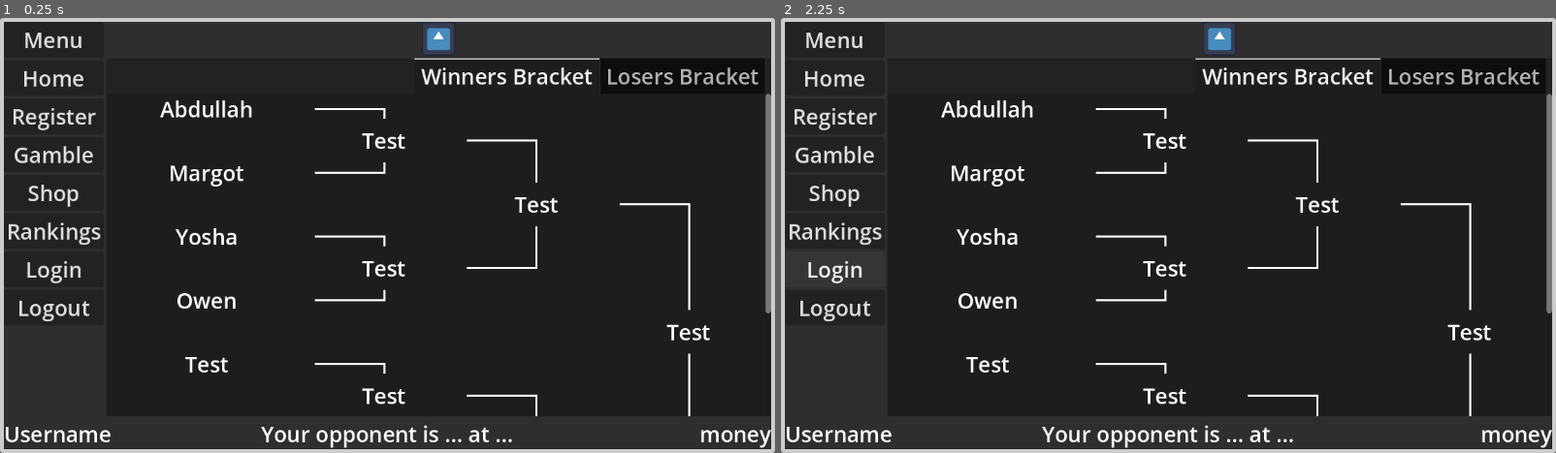
Above: before the commit, frames 1-2 (left to right).
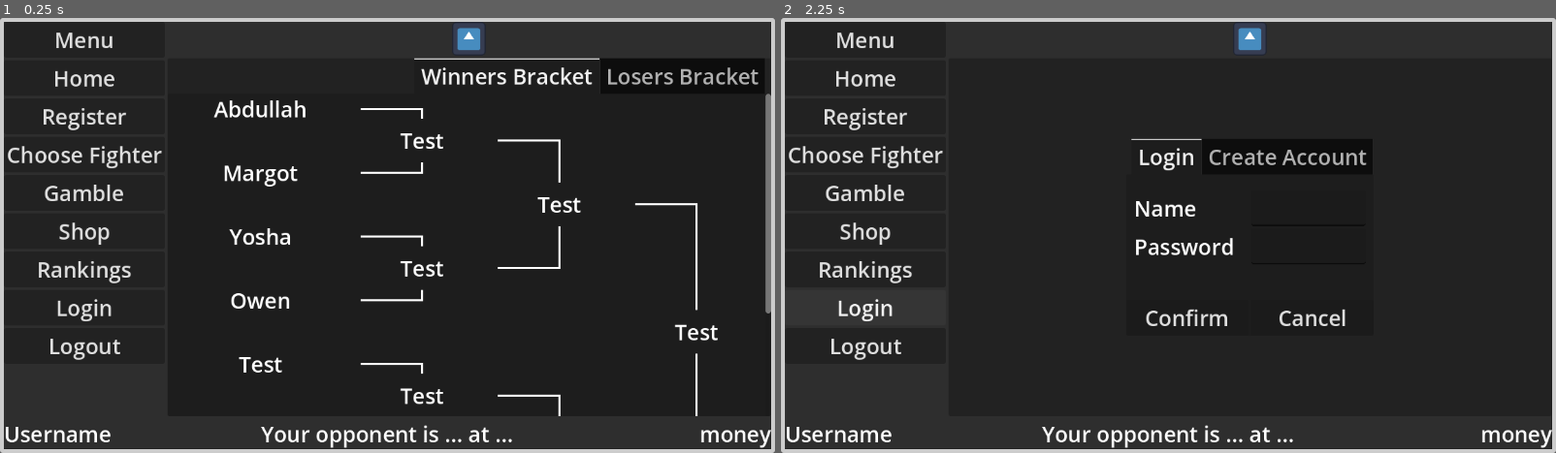
Above: after the commit, the same moments.

Repository: ibe-denaux/TekkenTournamentManager
Game: Godot game, scene res://scenes/home.tscn
The game is run twice, just before and just after one commit, with the same random seed, the same clock (stepped at 60 frames per second) and the same inputs. The engine's default icon, where the game draws it, is replaced by a stand-in: a white triangle on a blue panel in a dark square.
Inputs (mouse positions are in pixels of both pictures, inside the frame that each line leads up to):
- Up to frame 1 (0.25 s): no input
- Up to frame 2 (2.25 s): click "Home" at 0.5 s; click (866, 152) at 1.25 s, where only the run after the commit has a clickable "Choose Fighter"; click "Login" at 2 s

The runs differ from the first frame. In frame 1, 6.1% of the frame differs, in the area x 1-93%, y 1-92%; in frame 2, 7.1%, in the area x 1-100%, y 1-92%.

Commit message:
Establish basic connection between client and server

Diff:
--- /dev/null
+++ b/project/globals/NetworkUtil.gd
@@ -0,0 +1,3 @@
+extends Node
+
+var server_address: String = "https://ibedenaux.pythonanywhere.com"
--- a/project/project.godot
+++ b/project/project.godot
@@ -15,6 +15,10 @@
 config/features=PackedStringArray("4.6", "Forward Plus")
 config/icon="res://icon.svg"
 
+[autoload]
+
+NetworkUtil="*uid://dkmvl8fohn4r5"
+
 [display]
 
 window/stretch/aspect="expand"
--- a/project/scenes/home.tscn
+++ b/project/scenes/home.tscn
@@ -2,8 +2,10 @@
 
 [ext_resource type="Theme" uid="uid://bbdixu3tjd0d1" path="res://themes/main_theme.tres" id="1_krot7"]
 [ext_resource type="Texture2D" uid="uid://c5labupp5qjql" path="res://icon.svg" id="2_u4wd2"]
+[ext_resource type="Script" uid="uid://bb66ck5sxk4nh" path="res://scripts/home.gd" id="2_uhids"]
 [ext_resource type="PackedScene" uid="uid://c1lewxcd5ocgn" path="res://scenes/bracket_menu.tscn" id="2_w18ys"]
 [ext_resource type="PackedScene" uid="uid://b7nl68ml83ta8" path="res://scenes/player_info.tscn" id="3_reixx"]
+[ext_resource type="PackedScene" uid="uid://d48xii13h6ir" path="res://scenes/login_menu.tscn" id="5_yxilm"]
 
 [sub_resource type="StyleBoxFlat" id="StyleBoxFlat_fsr8q"]
 content_margin_left = 0.0
@@ -21,7 +23,7 @@
 corner_radius_bottom_left = 3
 corner_detail = 5
 
-[node name="Home" type="Control" unique_id=1573360146]
+[node name="Home" type="Control" unique_id=1573360146 node_paths=PackedStringArray("http_request", "bracket_menu", "login_menu")]
 layout_mode = 3
 anchors_preset = 15
 anchor_right = 1.0
@@ -29,6 +31,10 @@
 grow_horizontal = 2
 grow_vertical = 2
 theme = ExtResource("1_krot7")
+script = ExtResource("2_uhids")
+http_request = NodePath("HTTPRequest")
+bracket_menu = NodePath("MarginContainer/VBoxContainer/HBoxContainer/VBoxContainer/TabContainer/BracketMenu")
+login_menu = NodePath("MarginContainer/VBoxContainer/HBoxContainer/VBoxContainer/TabContainer/LoginMenu")
 
 [node name="Background" type="Panel" parent="." unique_id=501504669]
 layout_mode = 1
@@ -70,6 +76,10 @@
 [node name="RegisterButton" type="Button" parent="MarginContainer/VBoxContainer/HBoxContainer/MenuButtons" unique_id=1972074417]
 layout_mode = 2
 text = "Register"
+
+[node name="ChooseFighterButton" type="Button" parent="MarginContainer/VBoxContainer/HBoxContainer/MenuButtons" unique_id=44785034]
+layout_mode = 2
+text = "Choose Fighter"
 
 [node name="GambleButton" type="Button" parent="MarginContainer/VBoxContainer/HBoxContainer/MenuButtons" unique_id=517220473]
 layout_mode = 2
@@ -115,13 +125,26 @@
 texture = ExtResource("2_u4wd2")
 expand_mode = 3
 
-[node name="PanelContainer" type="PanelContainer" parent="MarginContainer/VBoxContainer/HBoxContainer/VBoxContainer" unique_id=1028212605]
+[node name="TabContainer" type="TabContainer" parent="MarginContainer/VBoxContainer/HBoxContainer/VBoxContainer" unique_id=25262148]
+clip_contents = true
 layout_mode = 2
 size_flags_horizontal = 3
 size_flags_vertical = 3
+current_tab = 0
+tabs_visible = false
 
-[node name="BracketMenu" parent="MarginContainer/VBoxContainer/HBoxContainer/VBoxContainer/PanelContainer" unique_id=531321006 instance=ExtResource("2_w18ys")]
+[node name="BracketMenu" parent="MarginContainer/VBoxContainer/HBoxContainer/VBoxContainer/TabContainer" unique_id=531321006 instance=ExtResource("2_w18ys")]
+layout_mode = 2
+metadata/_tab_index = 0
+
+[node name="LoginMenu" parent="MarginContainer/VBoxContainer/HBoxContainer/VBoxContainer/TabContainer" unique_id=310404148 instance=ExtResource("5_yxilm")]
+visible = false
 layout_mode = 2
 
 [node name="PlayerInfo" parent="MarginContainer/VBoxContainer" unique_id=1730704938 instance=ExtResource("3_reixx")]
 layout_mode = 2
+
+[node name="HTTPRequest" type="HTTPRequest" parent="." unique_id=606480731]
+
+[connection signal="pressed" from="MarginContainer/VBoxContainer/HBoxContainer/MenuButtons/HomeButton" to="." method="_on_home_button_pressed"]
+[connection signal="pressed" from="MarginContainer/VBoxContainer/HBoxContainer/MenuButtons/LoginButton" to="." method="_on_login_button_pressed"]
--- /dev/null
+++ b/project/scenes/login_container.tscn
@@ -0,0 +1,53 @@
+[gd_scene format=3 uid="uid://cboho2oah1cmg"]
+
+[node name="LoginContainer" type="VBoxContainer" unique_id=737748698]
+metadata/_tab_index = 0
+metadata/_tab_name = "Login"
+
+[node name="MarginContainer" type="MarginContainer" parent="." unique_id=1199493826]
+layout_mode = 2
+theme_override_constants/margin_left = 12
+theme_override_constants/margin_top = 24
+theme_override_constants/margin_right = 12
+theme_override_constants/margin_bottom = 0
+
+[node name="GridContainer" type="GridContainer" parent="MarginContainer" unique_id=522621699]
+layout_mode = 2
+columns = 2
+
+[node name="Name" type="Label" parent="MarginContainer/GridContainer" unique_id=233470835]
+layout_mode = 2
+size_flags_horizontal = 3
+text = "Name"
+
+[node name="NameLineEdit" type="LineEdit" parent="MarginContainer/GridContainer" unique_id=1033855110]
+layout_mode = 2
+size_flags_horizontal = 3
+
+[node name="Password" type="Label" parent="MarginContainer/GridContainer" unique_id=1197207837]
+layout_mode = 2
+size_flags_horizontal = 3
+text = "Password"
+
+[node name="PasswordLineEdit" type="LineEdit" parent="MarginContainer/GridContainer" unique_id=1316628624]
+layout_mode = 2
+size_flags_horizontal = 3
+secret = true
+
+[node name="Response" type="Label" parent="." unique_id=116490198]
+layout_mode = 2
+horizontal_alignment = 1
+text_overrun_behavior = 3
+
+[node name="HBoxContainer" type="HBoxContainer" parent="." unique_id=589920700]
+layout_mode = 2
+
+[node name="ConfirmButton" type="Button" parent="HBoxContainer" unique_id=203820464]
+layout_mode = 2
+size_flags_horizontal = 3
+text = "Confirm"
+
+[node name="CancelButton" type="Button" parent="HBoxContainer" unique_id=1399367179]
+layout_mode = 2
+size_flags_horizontal = 3
+text = "Cancel"
--- /dev/null
+++ b/project/scenes/login_menu.tscn
@@ -0,0 +1,43 @@
+[gd_scene format=3 uid="uid://d48xii13h6ir"]
+
+[ext_resource type="Script" uid="uid://dlawua8dqphlx" path="res://scripts/login_menu.gd" id="1_u8sew"]
+[ext_resource type="PackedScene" uid="uid://cboho2oah1cmg" path="res://scenes/login_container.tscn" id="2_jmb1l"]
+
+[node name="LoginMenu" type="CenterContainer" unique_id=310404148 node_paths=PackedStringArray("login_name_line_edit", "login_password_line_edit", "create_account_name_line_edit", "create_account_password_line_edit", "login_response_label", "create_account_response_label", "http_request")]
+script = ExtResource("1_u8sew")
+login_name_line_edit = NodePath("TabContainer/LoginContainer/MarginContainer/GridContainer/NameLineEdit")
+login_password_line_edit = NodePath("TabContainer/LoginContainer/MarginContainer/GridContainer/PasswordLineEdit")
+create_account_name_line_edit = NodePath("TabContainer/CreateAccountContainer/MarginContainer/GridContainer/NameLineEdit")
+create_account_password_line_edit = NodePath("TabContainer/CreateAccountContainer/MarginContainer/GridContainer/PasswordLineEdit")
+login_response_label = NodePath("TabContainer/LoginContainer/Response")
+create_account_response_label = NodePath("TabContainer/CreateAccountContainer/Response")
+http_request = NodePath("HTTPRequest")
+metadata/_tab_index = 1
+
+[node name="TabContainer" type="TabContainer" parent="." unique_id=1364303194]
+layout_mode = 2
+size_flags_horizontal = 4
+size_flags_vertical = 4
+current_tab = 0
+clip_tabs = false
+tab_0/title = "Login"
+tab_1/title = "Create Account"
+
+[node name="LoginContainer" parent="TabContainer" unique_id=737748698 instance=ExtResource("2_jmb1l")]
+layout_mode = 2
+
+[node name="CreateAccountContainer" parent="TabContainer" unique_id=518423567 instance=ExtResource("2_jmb1l")]
+visible = false
+layout_mode = 2
+metadata/_tab_index = 1
+metadata/_tab_name = "Create Account"
+
+[node name="HTTPRequest" type="HTTPRequest" parent="." unique_id=1798195122]
+
+[connection signal="pressed" from="TabContainer/LoginContainer/HBoxContainer/ConfirmButton" to="." method="_on_login_confirm_button_pressed"]
+[connection signal="pressed" from="TabContainer/LoginContainer/HBoxContainer/CancelButton" to="." method="_on_login_cancel_button_pressed"]
+[connection signal="pressed" from="TabContainer/CreateAccountContainer/HBoxContainer/ConfirmButton" to="." method="_on_create_account_confirm_button_pressed"]
+[connection signal="pressed" from="TabContainer/CreateAccountContainer/HBoxContainer/CancelButton" to="." method="_on_create_account_cancel_button_pressed"]
+
+[editable path="TabContainer/LoginContainer"]
+[editable path="TabContainer/CreateAccountContainer"]
--- /dev/null
+++ b/project/scripts/home.gd
@@ -0,0 +1,17 @@
+extends Control
+
+@export_group("Dependencies")
+@export
+var http_request: HTTPRequest
+@export
+var bracket_menu: Control
+@export
+var login_menu: Control
+
+
+func _on_home_button_pressed() -> void:
+	bracket_menu.show()
+
+
+func _on_login_button_pressed() -> void:
+	login_menu.show()
--- /dev/null
+++ b/project/scripts/login_menu.gd
@@ -0,0 +1,49 @@
+extends CenterContainer
+
+
+@export
+var login_name_line_edit: LineEdit
+@export
+var login_password_line_edit: LineEdit
+@export
+var create_account_name_line_edit: LineEdit
+@export
+var create_account_password_line_edit: LineEdit
+@export
+var login_response_label: Label
+@export
+var create_account_response_label: Label
+@export
+var http_request: HTTPRequest
+
+
+func _on_login_confirm_button_pressed() -> void:
+	var json = JSON.stringify({"username": login_name_line_edit.text, "password": login_password_line_edit.text})
+	http_request.request_completed.connect(_on_login_request_completed, CONNECT_ONE_SHOT)
+	http_request.request(NetworkUtil.server_address + "/login", ["Content-Type: application/json"], HTTPClient.METHOD_POST, json)
+
+
+func _on_login_cancel_button_pressed() -> void:
+	hide()
+
+
+func _on_create_account_confirm_button_pressed() -> void:
+	var json = JSON.stringify({"username": create_account_name_line_edit.text, "password": create_account_password_line_edit.text})
+	http_request.request_completed.connect(_on_create_account_request_completed, CONNECT_ONE_SHOT)
+	http_request.request(NetworkUtil.server_address + "/create-account", ["Content-Type: application/json"], HTTPClient.METHOD_POST, json)
+
+
+func _on_create_account_cancel_button_pressed() -> void:
+	hide()
+
+
+func _on_login_request_completed(_result: int, _response_code: int, _headers: PackedStringArray, body: PackedByteArray) -> void:
+	var json = JSON.parse_string(body.get_string_from_utf8())
+	if json:
+		login_response_label.text = json["status"]
+
+
+func _on_create_account_request_completed(_result: int, _response_code: int, _headers: PackedStringArray, body: PackedByteArray) -> void:
+	var json = JSON.parse_string(body.get_string_from_utf8())
+	if json:
+		create_account_response_label.text = json["status"]
Not shown, added: project/globals/NetworkUtil.gd.uid
Not shown, added: project/scripts/home.gd.uid
Not shown, added: project/scripts/login_menu.gd.uid
